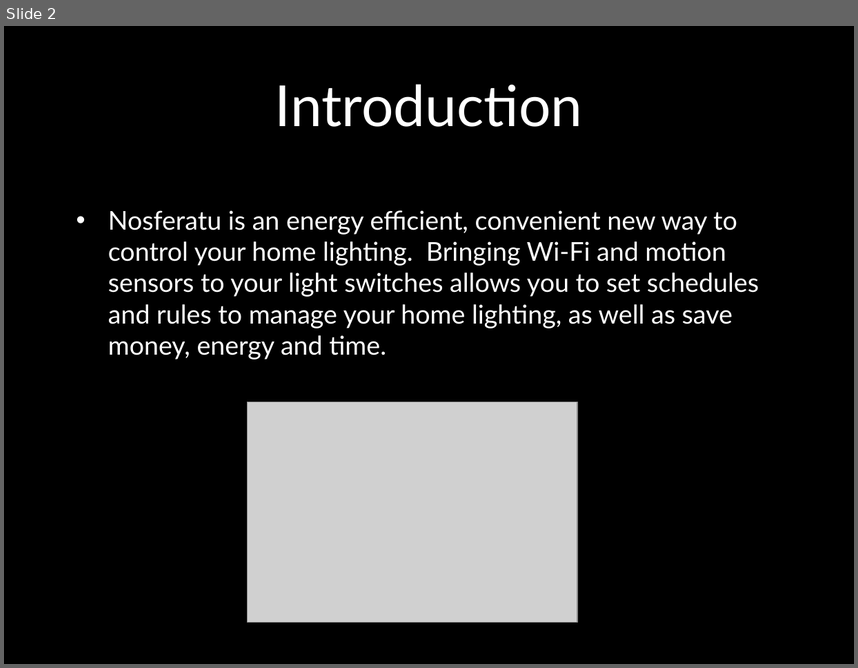
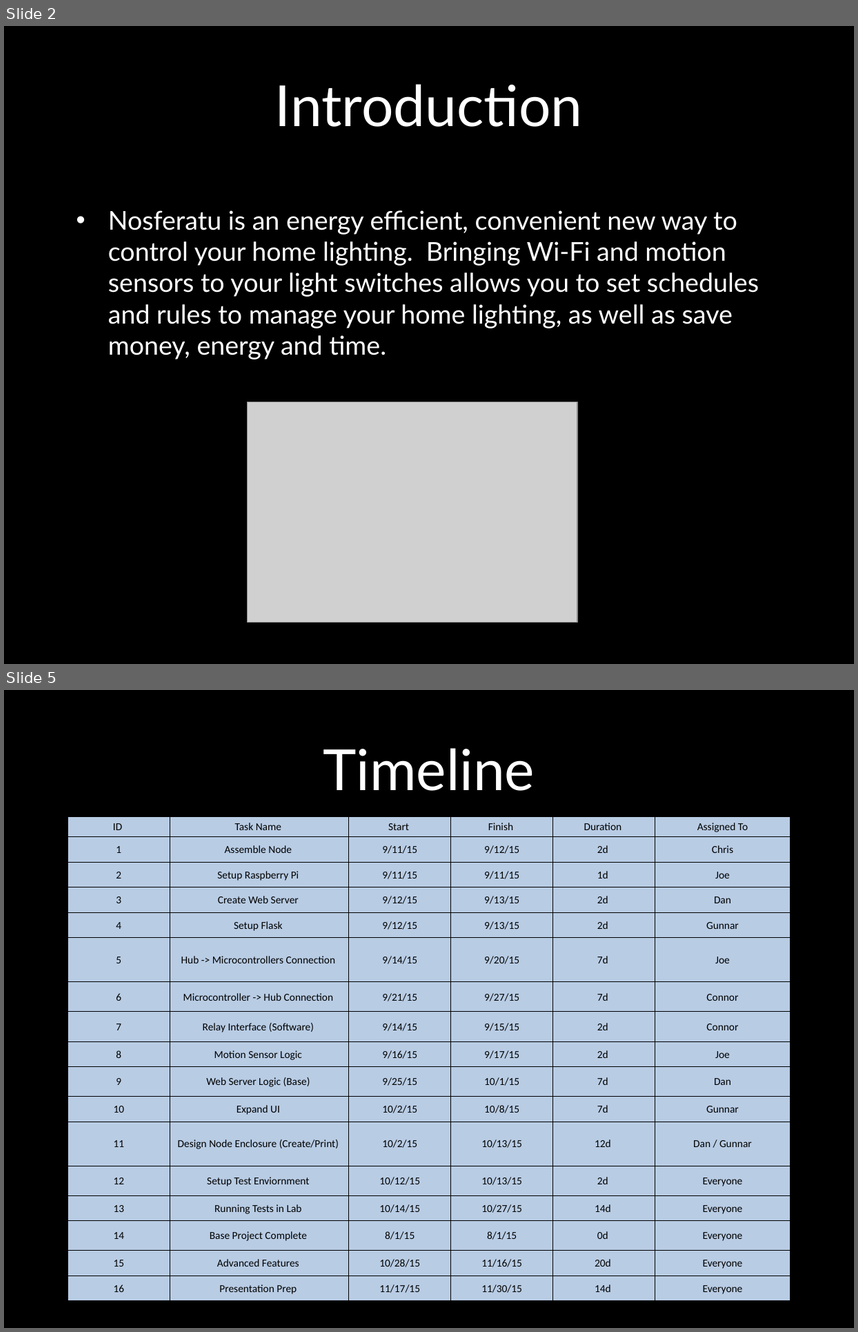
Before and after one commit to cojoigo/Capstone, a slide deck: Presentation.pptx. Shown one above the other, each under a label of ours: slide 2 before the commit, slides 2 and 5 after it; the slides between them are not shown. The pictures are 858x668 and 858x1332 pixels, drawn with LibreOffice and Linux fonts; fonts in the diff are those of the drawing; grey boxes stand for pictures; background and template pictures are left out. Boxes give left, top, right and bottom in pixels: in the first picture for what was removed or moved away, otherwise in the second. Text is boxed around its words. In the diff, an @@ line names an element or a change of style, - is before the commit and + after.

```diff
--- a/Presentation.pptx
+++ b/Presentation.pptx
@@ slide 5 added at box(4, 690, 854, 1328), background picture (left out) @@
@@ title added at box(323, 748, 535, 791), 48 pt, text #FFFFFF @@
+Timeline
@@ table added at box(67, 817, 791, 1301), 17 rows, 6 columns @@
+ID | Task Name | Start | Finish | Duration | Assigned To
+1 | Assemble Node | 9/11/15 | 9/12/15 | 2d | Chris
+2 | Setup Raspberry Pi | 9/11/15 | 9/11/15 | 1d | Joe
+3 | Create Web Server | 9/12/15 | 9/13/15 | 2d | Dan
+4 | Setup Flask | 9/12/15 | 9/13/15 | 2d | Gunnar
+5 | Hub -> Microcontrollers Connection | 9/14/15 | 9/20/15 | 7d | Joe
+6 | Microcontroller -> Hub Connection | 9/21/15 | 9/27/15 | 7d | Connor
+7 | Relay Interface (Software) | 9/14/15 | 9/15/15 | 2d | Connor
+8 | Motion Sensor Logic | 9/16/15 | 9/17/15 | 2d | Joe
+9 | Web Server Logic (Base) | 9/25/15 | 10/1/15 | 7d | Dan
+10 | Expand UI | 10/2/15 | 10/8/15 | 7d | Gunnar
+11 | Design Node Enclosure (Create/Print) | 10/2/15 | 10/13/15 | 12d | Dan / Gunnar
+12 | Setup Test Enviornment | 10/12/15 | 10/13/15 | 2d | Everyone
+13 | Running Tests in Lab | 10/14/15 | 10/27/15 | 14d | Everyone
+14 | Base Project Complete | 8/1/15 | 8/1/15 | 0d | Everyone
+15 | Advanced Features | 10/28/15 | 11/16/15 | 20d | Everyone
+16 | Presentation Prep | 11/17/15 | 11/30/15 | 14d | Everyone
```
Also in this commit, not shown: 1 slide changed, 3 other slides added, 2 slides removed, 8 other files.
